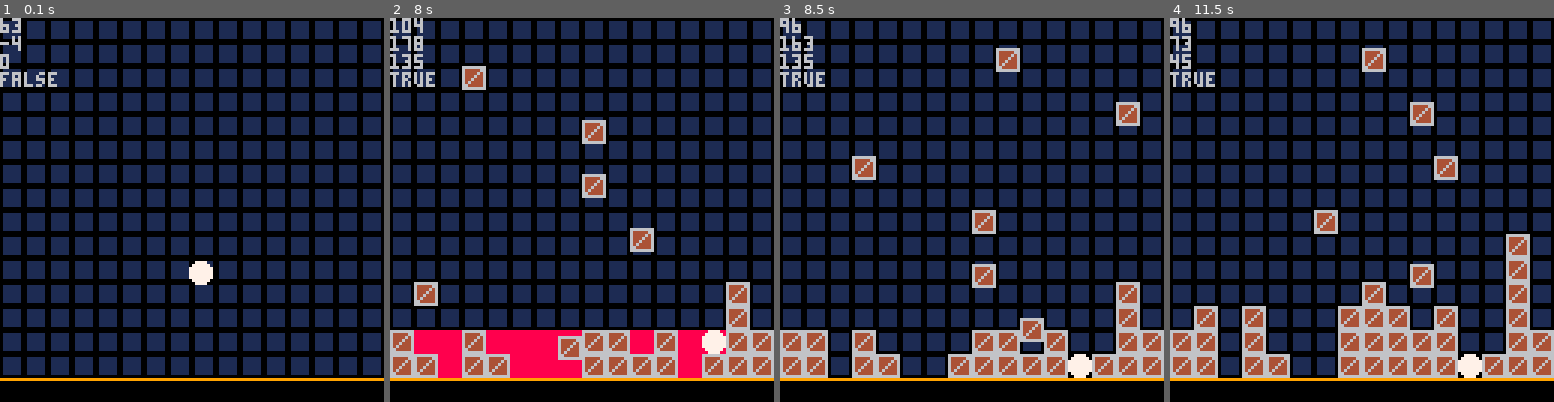
Above: before the commit, frames 1-4 (left to right).
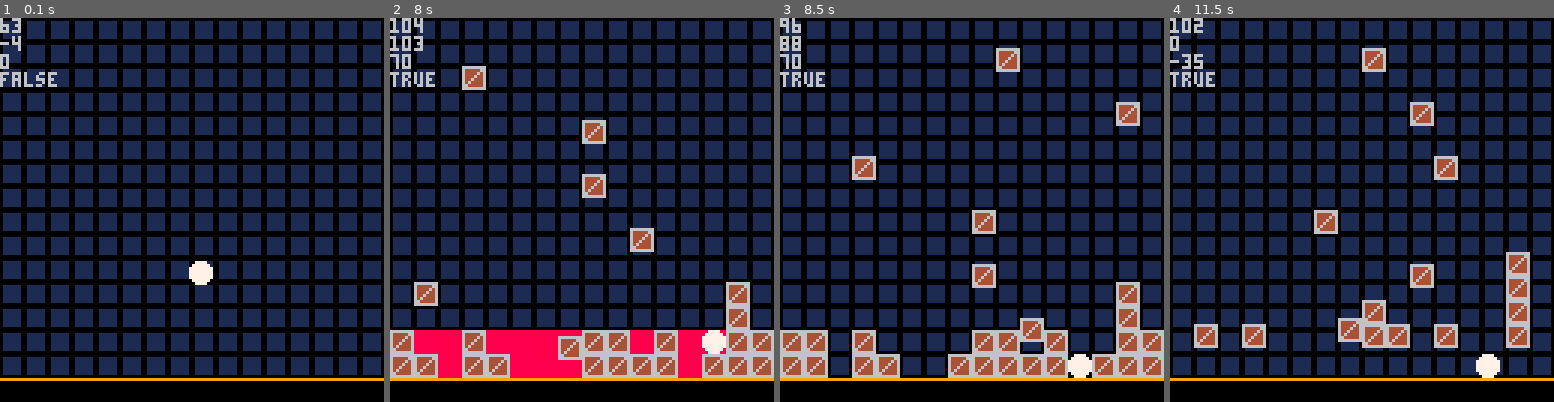
Above: after the commit, the same moments.

Repository: alstonStone/pico8_T-Jump
Game: PICO-8 cartridge t-jump.p8
Same seed, same stepped clock (60 frames per second), same inputs: the game is played once before the commit and once after it.
Inputs:
- Up to frame 1 (0.1 s): no input
- Up to frame 2 (8 s): tap X (X key) at 0.33, 1.07, 1.85, 2.97, 4.08, 5.2, 6.32, 7.43 s; hold Right 1.6-2.1 s; hold Right 2.47-3.03 s; hold Left 3.08-3.58 s; hold Right 4.02-4.68 s; hold Left 5.08-5.68 s; hold Right 6.08-6.58 s; hold Right 6.63-7.13 s; hold Right from 7.5 s (still down)
- Up to frame 3 (8.5 s): release Right at 8.07 s; hold Left from 8.12 s (still down)
- Up to frame 4 (11.5 s): tap X (X key) at 8.55, 9.67, 10.78 s; release Left at 8.62 s; hold Right 9.05-9.72 s; hold Left 10.12-10.72 s; hold Right from 11.12 s (still down)

Frame 1 is identical in both runs. In frame 2, 0.2% of the frame differs, in the area x 0-9%, y 5-14%; in frame 3, 0.3%; in frame 4, 11%, in the area x 0-100%, y 0-94%.

Commit message:
added sound and timing tweaks
adjusted the feel of the kill line.

Diff:
--- a/t-jump.p8
+++ b/t-jump.p8
@@ -336,7 +336,7 @@
 	update=function(self)
 		self.time_left-=1
 		if self.time_left<=0 then
-			kl_init(difficulty,3)
+			kl_init(difficulty,1.75)
 			--self.time_left=self.start_time
 			self.time_left=seconds*60
 		end
@@ -354,7 +354,7 @@
 	kl.row=row
 	kl.active=true
 	kl.displayed=false
-	kl.display_count=4
+	kl.display_count=3
 	kl.display_frames=5
 	kl.display_frames_count=0
 	kl.countdown_time=time*60
@@ -367,6 +367,7 @@
 		kl.countdown_time-=1
 		if kl.countdown_time<=(kl.countdown_interval*kl.display_count) then
 			kl_display()
+			sfx(3,2)
 			kl.display_count-=1
 		end
 
@@ -381,6 +382,7 @@
 
 		if kl.display_count<0 then
 			remove_blocks_above_yvalue(kl.y)
+			sfx(2,2)
 			difficulty+=1
 			kl.active=false
 			kl.displayed=false
